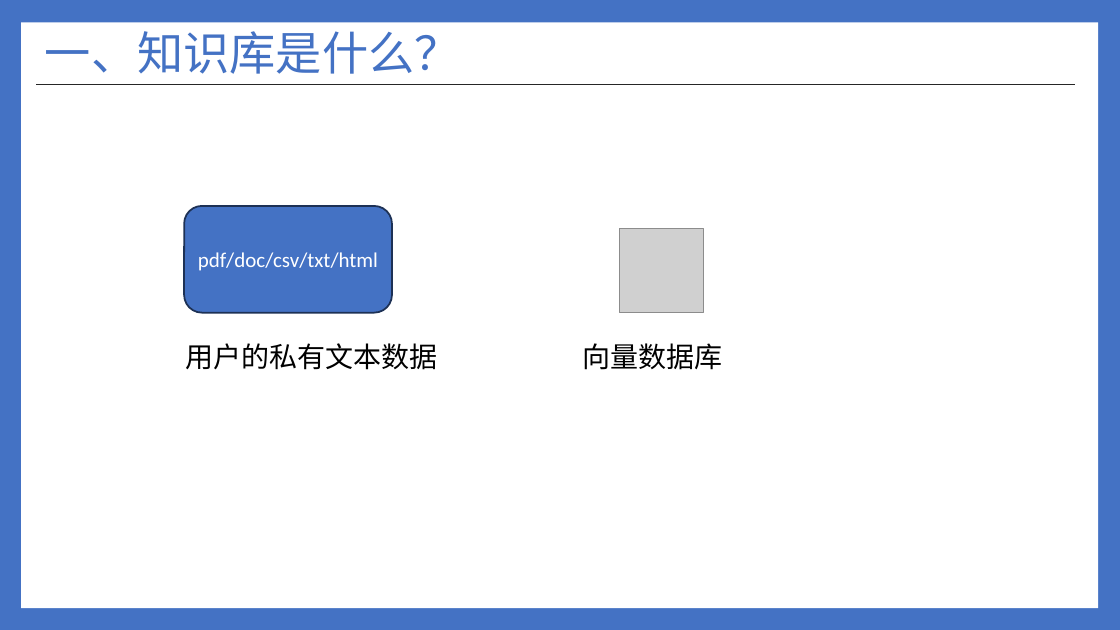
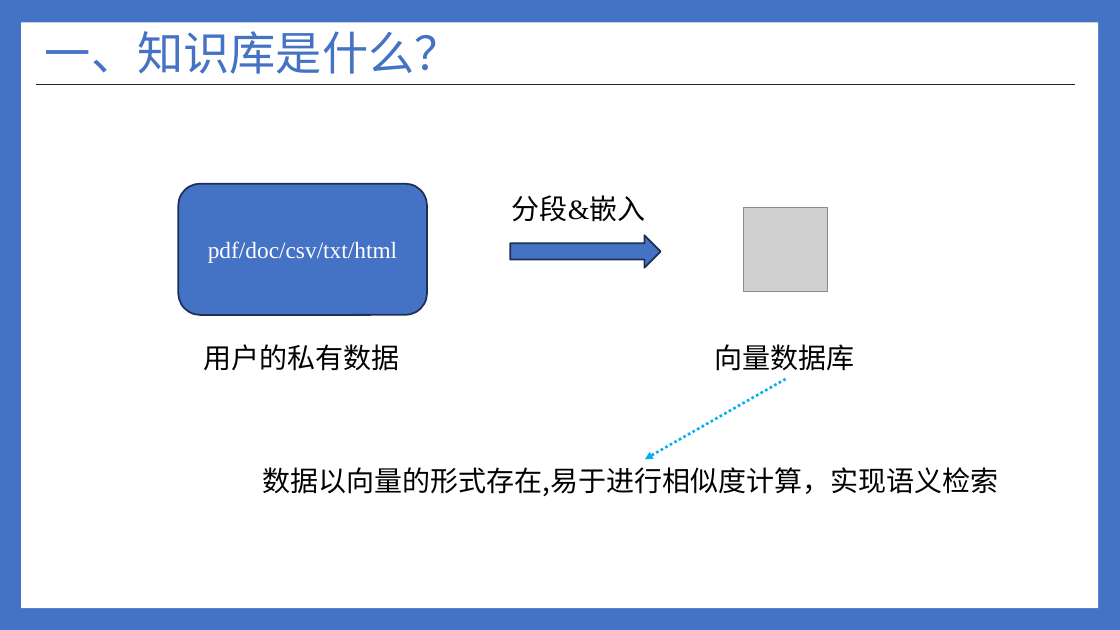
Before and after one commit to ylsdamxssjxxdd/eva, a slide deck: slide 16 of utils/软件介绍.pptx. Drawn at 1120x630 pixels with LibreOffice and Linux fonts; fonts in the diff are those of the drawing; grey boxes stand for pictures. Boxes give left, top, right and bottom in pixels: in the first picture for what was removed or moved away, otherwise in the second. Text is boxed around its words. In the diff, an @@ line names an element or a change of style, - is before the commit and + after.

```diff
--- a/utils/软件介绍.pptx
+++ b/utils/软件介绍.pptx
@@ rounded rectangle "pdf/doc/csv/txt/html": place and size @@
-rounded rectangle "pdf/doc/csv/txt/html" at box(184, 206, 392, 313)
+rounded rectangle "pdf/doc/csv/txt/html" at box(178, 184, 427, 315)
@@ rounded rectangle "pdf/doc/csv/txt/html" at box(178, 184, 427, 315): size 18 to 20 pt, font Calibri to Times New Roman @@
@@ text added at box(512, 195, 646, 222), 24 pt, text #000000 @@
+分段&嵌入
@@ picture: place and size @@
-picture at box(619, 229, 703, 313)
+picture at box(744, 208, 828, 292)
@@ right arrow added at box(510, 235, 660, 268), fill #4472C4, outline #1E3256 1.5 pt @@
@@ text at box(203, 344, 399, 371): text changed @@
-用户的私有文本数据
+用户的私有数据
@@ text "向量数据库": place and size @@
-text "向量数据库" at box(582, 343, 722, 370)
+text "向量数据库" at box(715, 344, 855, 371)
@@ arrow added from (786, 379) to (645, 460), #00B0F0 2.25 pt dashed @@
@@ text added at box(263, 467, 999, 496), 24 pt, text #000000 @@
+数据以向量的形式存在,易于进行相似度计算，实现语义检索
```
Also in this commit, not shown: 2 other slides changed, 3 other files.
